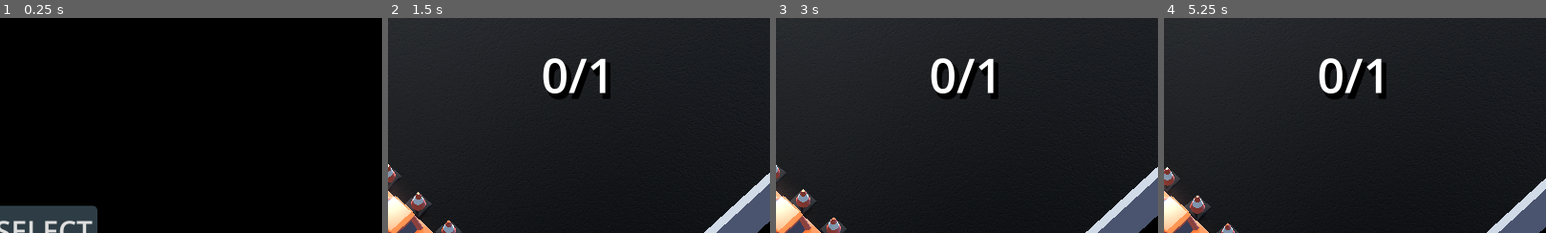
Above: before the commit, frames 1-4 (left to right).
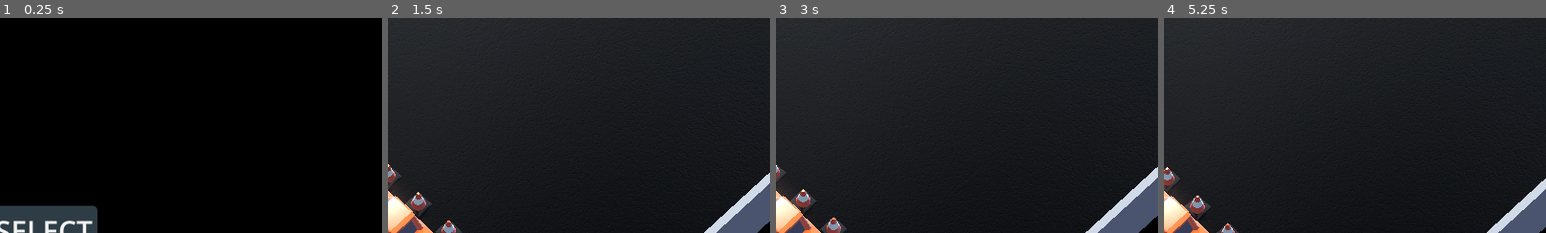
Above: after the commit, the same moments.

Repository: TomMurray/ValetV2
Game: Godot game, scene res://scenes/ui/main_menu.tscn
Same seed, same stepped clock (60 frames per second), same inputs: the game is played once before the commit and once after it.
Inputs:
- Up to frame 1 (0.25 s): no input
- Up to frame 2 (1.5 s): click "LEVEL SELECT" at 0.5 s; click "1" at 1.25 s
- Up to frame 3 (3 s): tap Enter at 2 s; hold Right (steer_right) 2.03-2.78 s; tap R (restart) at 2.75 s; hold Down (brake_reverse) from 2.78 s (still down)
- Up to frame 4 (5.25 s): release Down (brake_reverse) at 3.5 s; click "RETRY" at 3.5 s; tap R (restart) at 4.25, 5 s; hold Right (steer_right) 4.28-5.03 s; hold Up (accelerate) from 5.03 s (still down)
The pictures show only the part of the screen within x 50-100%, y 0-50%; the shares and areas given below are measured in that part.

The runs differ from the first frame. In frame 2, 2.1% of the frame differs, in the area x 40-59%, y 18-38%; in frame 3, 2.1%; in frame 4, 2.1%.

Commit message:
Get consistent HUD for all levels by packaging it up properly in a scene

Diff:
--- /dev/null
+++ b/scenes/ui/hud.tscn
@@ -0,0 +1,22 @@
+[gd_scene load_steps=4 format=3 uid="uid://de41fni8xhs33"]
+
+[ext_resource type="Script" path="res://scripts/ui/hud.gd" id="1_y6l54"]
+[ext_resource type="PackedScene" uid="uid://cyhx0tmmpnylm" path="res://scenes/ui/pause_screen.tscn" id="2_pi6wi"]
+[ext_resource type="PackedScene" uid="uid://bdm7x5kots6yv" path="res://scenes/ui/end_game_panel.tscn" id="3_lliym"]
+
+[node name="hud" type="Control"]
+layout_mode = 3
+anchors_preset = 15
+anchor_right = 1.0
+anchor_bottom = 1.0
+grow_horizontal = 2
+grow_vertical = 2
+script = ExtResource("1_y6l54")
+
+[node name="pause_screen" parent="." instance=ExtResource("2_pi6wi")]
+unique_name_in_owner = true
+layout_mode = 1
+
+[node name="end_game_panel" parent="." instance=ExtResource("3_lliym")]
+unique_name_in_owner = true
+layout_mode = 1
--- a/scenes/ui/main_menu.tscn
+++ b/scenes/ui/main_menu.tscn
@@ -1,5 +1,6 @@
-[gd_scene load_steps=6 format=3 uid="uid://dwcirsvne3wr4"]
+[gd_scene load_steps=7 format=3 uid="uid://dwcirsvne3wr4"]
 
+[ext_resource type="Script" path="res://scripts/ui/main_menu.gd" id="1_8w4p6"]
 [ext_resource type="Theme" uid="uid://dpqnmj3en2tdc" path="res://themes/in_game_overlay.tres" id="1_m8ha8"]
 [ext_resource type="PackedScene" uid="uid://dcpqbah1so4vd" path="res://scenes/ui/follow_link_button.tscn" id="2_eyd24"]
 [ext_resource type="Script" path="res://scripts/resources/link.gd" id="3_xbjlo"]
@@ -9,13 +10,15 @@
 script = ExtResource("3_xbjlo")
 path = "uid://c423pop7dardp"
 
-[node name="Control" type="Control"]
+[node name="Control" type="Control" node_paths=PackedStringArray("control_to_focus")]
 layout_mode = 3
 anchors_preset = 15
 anchor_right = 1.0
 anchor_bottom = 1.0
 grow_horizontal = 2
 grow_vertical = 2
+script = ExtResource("1_8w4p6")
+control_to_focus = NodePath("CenterContainer/follow_link_button")
 
 [node name="ColorRect" type="ColorRect" parent="."]
 layout_mode = 1
@@ -36,6 +39,7 @@
 grow_vertical = 2
 
 [node name="follow_link_button" parent="CenterContainer" node_paths=PackedStringArray("link_tree_node") instance=ExtResource("2_eyd24")]
+unique_name_in_owner = true
 layout_mode = 2
 theme = ExtResource("1_m8ha8")
 text = "LEVEL SELECT"
--- a/scenes/world1/level1.tscn
+++ b/scenes/world1/level1.tscn
@@ -1,9 +1,7 @@
-[gd_scene load_steps=15 format=3 uid="uid://c1ss72v31rhec"]
-
-[ext_resource type="PackedScene" uid="uid://bfeebin6bl3v" path="res://scenes/ui/hud_obstacles_counter.tscn" id="1_1cl3b"]
+[gd_scene load_steps=13 format=3 uid="uid://c1ss72v31rhec"]
+
 [ext_resource type="PackedScene" uid="uid://bv8snj5dy8q4c" path="res://scenes/world1/prefabs/foggy_rainy_world_environment.tscn" id="1_qexq8"]
-[ext_resource type="PackedScene" uid="uid://bdm7x5kots6yv" path="res://scenes/ui/end_game_panel.tscn" id="2_6dxkb"]
-[ext_resource type="PackedScene" uid="uid://cyhx0tmmpnylm" path="res://scenes/ui/pause_screen.tscn" id="2_nkuqf"]
+[ext_resource type="PackedScene" uid="uid://de41fni8xhs33" path="res://scenes/ui/hud.tscn" id="2_n5kg3"]
 [ext_resource type="Script" path="res://scripts/level/level_logic.gd" id="3_lukfl"]
 [ext_resource type="Script" path="res://scripts/level/level_objective.gd" id="4_t4ish"]
 [ext_resource type="PackedScene" uid="uid://dem0tl0qj4t03" path="res://scenes/prefabs/player_camera.tscn" id="5_qo5kx"]
@@ -24,15 +22,7 @@
 
 [node name="ui" type="CanvasLayer" parent="."]
 
-[node name="pause_screen" parent="ui" node_paths=PackedStringArray("link_tree_node") instance=ExtResource("2_nkuqf")]
-link_tree_node = NodePath("../../link_tree_node")
-
-[node name="obstacles_counter_container" parent="ui" instance=ExtResource("1_1cl3b")]
-
-[node name="obstacles_counter" parent="ui/obstacles_counter_container" index="0" node_paths=PackedStringArray("level_logic")]
-level_logic = NodePath("../../../level_logic")
-
-[node name="end_game_panel" parent="ui" node_paths=PackedStringArray("link_tree_node", "level_logic") instance=ExtResource("2_6dxkb")]
+[node name="hud" parent="ui" node_paths=PackedStringArray("link_tree_node", "level_logic") instance=ExtResource("2_n5kg3")]
 link_tree_node = NodePath("../../link_tree_node")
 level_logic = NodePath("../../level_logic")
 
@@ -222,5 +212,4 @@
 
 [connection signal="parked" from="parking_area" to="level_logic" method="on_parked"]
 
-[editable path="ui/obstacles_counter_container"]
 [editable path="level_restart"]
--- a/scenes/world1/level2.tscn
+++ b/scenes/world1/level2.tscn
@@ -1,8 +1,7 @@
-[gd_scene load_steps=14 format=3 uid="uid://nacqsluyb0ya"]
+[gd_scene load_steps=13 format=3 uid="uid://nacqsluyb0ya"]
 
 [ext_resource type="PackedScene" uid="uid://bv8snj5dy8q4c" path="res://scenes/world1/prefabs/foggy_rainy_world_environment.tscn" id="1_21tj4"]
-[ext_resource type="PackedScene" uid="uid://bfeebin6bl3v" path="res://scenes/ui/hud_obstacles_counter.tscn" id="1_gk1t2"]
-[ext_resource type="PackedScene" uid="uid://bdm7x5kots6yv" path="res://scenes/ui/end_game_panel.tscn" id="2_eumk5"]
+[ext_resource type="PackedScene" uid="uid://de41fni8xhs33" path="res://scenes/ui/hud.tscn" id="2_iic36"]
 [ext_resource type="Script" path="res://scripts/level/level_logic.gd" id="3_rr4sc"]
 [ext_resource type="Script" path="res://scripts/level/level_objective.gd" id="4_6er1i"]
 [ext_resource type="PackedScene" uid="uid://dem0tl0qj4t03" path="res://scenes/prefabs/player_camera.tscn" id="5_aqybl"]
@@ -23,12 +22,7 @@
 
 [node name="ui" type="CanvasLayer" parent="."]
 
-[node name="obstacles_counter_container" parent="ui" instance=ExtResource("1_gk1t2")]
-
-[node name="obstacles_counter" parent="ui/obstacles_counter_container" index="0" node_paths=PackedStringArray("level_logic")]
-level_logic = NodePath("../../../level_logic")
-
-[node name="end_game_panel" parent="ui" node_paths=PackedStringArray("link_tree_node", "level_logic") instance=ExtResource("2_eumk5")]
+[node name="hud" parent="ui" node_paths=PackedStringArray("link_tree_node", "level_logic") instance=ExtResource("2_iic36")]
 link_tree_node = NodePath("../../LinkTreeNode")
 level_logic = NodePath("../../level_logic")
 
@@ -210,5 +204,4 @@
 
 [connection signal="parked" from="parking_area" to="level_logic" method="on_parked"]
 
-[editable path="ui/obstacles_counter_container"]
 [editable path="level_restart"]
--- a/scenes/world1/level3.tscn
+++ b/scenes/world1/level3.tscn
@@ -1,8 +1,8 @@
 [gd_scene load_steps=13 format=3 uid="uid://ma2cfjmhstpc"]
 
-[ext_resource type="PackedScene" uid="uid://bdm7x5kots6yv" path="res://scenes/ui/end_game_panel.tscn" id="1_3e3kj"]
 [ext_resource type="PackedScene" uid="uid://bv8snj5dy8q4c" path="res://scenes/world1/prefabs/foggy_rainy_world_environment.tscn" id="1_ouymb"]
 [ext_resource type="Script" path="res://scripts/level/level_logic.gd" id="2_43xgr"]
+[ext_resource type="PackedScene" uid="uid://de41fni8xhs33" path="res://scenes/ui/hud.tscn" id="2_c306x"]
 [ext_resource type="PackedScene" uid="uid://10k7nln8wxq3" path="res://scenes/world1/prefabs/car.tscn" id="3_5h6tu"]
 [ext_resource type="PackedScene" uid="uid://dem0tl0qj4t03" path="res://scenes/prefabs/player_camera.tscn" id="3_bgcim"]
 [ext_resource type="Script" path="res://scripts/level/level_objective.gd" id="3_irjo4"]
@@ -22,11 +22,7 @@
 
 [node name="ui" type="CanvasLayer" parent="."]
 
-[node name="end_game_panel" parent="ui" node_paths=PackedStringArray("link_tree_node", "level_logic") instance=ExtResource("1_3e3kj")]
-offset_left = -300.0
-offset_top = -225.0
-offset_right = 300.0
-offset_bottom = 225.0
+[node name="hud" parent="ui" node_paths=PackedStringArray("link_tree_node", "level_logic") instance=ExtResource("2_c306x")]
 link_tree_node = NodePath("../../LinkTreeNode")
 level_logic = NodePath("../../level_logic")
 
--- a/scenes/world1/level4.tscn
+++ b/scenes/world1/level4.tscn
@@ -1,7 +1,7 @@
 [gd_scene load_steps=13 format=3 uid="uid://beao3s7qdetp0"]
 
 [ext_resource type="PackedScene" uid="uid://bv8snj5dy8q4c" path="res://scenes/world1/prefabs/foggy_rainy_world_environment.tscn" id="1_7o8op"]
-[ext_resource type="PackedScene" uid="uid://bdm7x5kots6yv" path="res://scenes/ui/end_game_panel.tscn" id="2_kph4g"]
+[ext_resource type="PackedScene" uid="uid://de41fni8xhs33" path="res://scenes/ui/hud.tscn" id="2_1kp2g"]
 [ext_resource type="PackedScene" uid="uid://10k7nln8wxq3" path="res://scenes/world1/prefabs/car.tscn" id="2_q8vsq"]
 [ext_resource type="PackedScene" uid="uid://dlcl4g8eeahy7" path="res://scenes/props/traffic_cone.tscn" id="3_2niqq"]
 [ext_resource type="PackedScene" uid="uid://dem0tl0qj4t03" path="res://scenes/prefabs/player_camera.tscn" id="3_4wi15"]
@@ -22,9 +22,7 @@
 
 [node name="ui" type="CanvasLayer" parent="."]
 
-[node name="end_game_panel" parent="ui" node_paths=PackedStringArray("link_tree_node", "level_logic") instance=ExtResource("2_kph4g")]
-link_tree_node = NodePath("../../LinkTreeNode")
-level_logic = NodePath("../../level_logic")
+[node name="hud" parent="ui" instance=ExtResource("2_1kp2g")]
 
 [node name="player_camera" parent="." node_paths=PackedStringArray("target") instance=ExtResource("3_4wi15")]
 transform = Transform3D(-0.707107, 0, -0.707107, 0, 1, 0, 0.707107, 0, -0.707107, -8, 0.5, 9)
--- a/scenes/world1/level5.tscn
+++ b/scenes/world1/level5.tscn
@@ -1,7 +1,7 @@
 [gd_scene load_steps=13 format=3 uid="uid://7ccwl8uxxcc"]
 
 [ext_resource type="PackedScene" uid="uid://bv8snj5dy8q4c" path="res://scenes/world1/prefabs/foggy_rainy_world_environment.tscn" id="1_w5lvt"]
-[ext_resource type="PackedScene" uid="uid://bdm7x5kots6yv" path="res://scenes/ui/end_game_panel.tscn" id="2_6nv6c"]
+[ext_resource type="PackedScene" uid="uid://de41fni8xhs33" path="res://scenes/ui/hud.tscn" id="2_waoyf"]
 [ext_resource type="PackedScene" uid="uid://dem0tl0qj4t03" path="res://scenes/prefabs/player_camera.tscn" id="3_hdnra"]
 [ext_resource type="PackedScene" uid="uid://10k7nln8wxq3" path="res://scenes/world1/prefabs/car.tscn" id="4_d66sp"]
 [ext_resource type="PackedScene" uid="uid://b4mgfyr48tc6j" path="res://scenes/world1/prefabs/parking_area.tscn" id="5_uo1nk"]
@@ -22,7 +22,7 @@
 
 [node name="ui" type="CanvasLayer" parent="."]
 
-[node name="end_game_panel" parent="ui" node_paths=PackedStringArray("link_tree_node", "level_logic") instance=ExtResource("2_6nv6c")]
+[node name="hud" parent="ui" node_paths=PackedStringArray("link_tree_node", "level_logic") instance=ExtResource("2_waoyf")]
 link_tree_node = NodePath("../../LinkTreeNode")
 level_logic = NodePath("../../level_logic")
 
--- a/scripts/ui/end_game_panel.gd
+++ b/scripts/ui/end_game_panel.gd
@@ -6,6 +6,9 @@
 	set(value):
 		link_tree_node = value
 		update_configuration_warnings()
+		if link_tree_node:
+			next_level_button.link_tree_node = link_tree_node
+			retry_level_button.link_tree_node = link_tree_node
 
 @export var level_logic : LevelLogic:
 	set(value):
@@ -28,11 +31,6 @@
 		warnings.append("No LevelLogic set for EndGamePanel")
 	return warnings
 
-func _ready():
-	if not Engine.is_editor_hint() and link_tree_node:
-		next_level_button.link_tree_node = link_tree_node
-		retry_level_button.link_tree_node = link_tree_node
-
 func _on_level_logic_complete(success):
 	# Configure some elements to show or not depending on the outcome
 	if success:
--- /dev/null
+++ b/scripts/ui/hud.gd
@@ -0,0 +1,30 @@
+@tool
+extends Control
+class_name HUD
+
+@export var link_tree_node : LinkTreeNode = null:
+	set(value):
+		link_tree_node = value
+		update_configuration_warnings()
+
+@export var level_logic : LevelLogic = null:
+	set(value):
+		level_logic = value
+		update_configuration_warnings()
+
+@onready var pause_screen : PauseScreen = %pause_screen
+@onready var end_game_panel : EndGamePanel = %end_game_panel
+
+func _get_configuration_warnings() -> PackedStringArray:
+	var warnings : PackedStringArray
+	if not link_tree_node:
+		warnings.append("No LinkTreeNode set on HUD")
+	if not level_logic:
+		warnings.append("No LevelLogic set on HUD")
+	return warnings
+
+func _ready():
+	if not Engine.is_editor_hint():
+		pause_screen.link_tree_node = link_tree_node
+		end_game_panel.link_tree_node = link_tree_node
+		end_game_panel.level_logic = level_logic
--- /dev/null
+++ b/scripts/ui/main_menu.gd
@@ -0,0 +1,16 @@
+@tool
+extends Control
+class_name MainMenu
+
+@export var control_to_focus : Control = null:
+	set(value):
+		control_to_focus = value
+		update_configuration_warnings()
+
+func _get_configuration_warnings() -> PackedStringArray:
+	if not control_to_focus:
+		return ["No Control to focus set on MainMenu"]
+	return []
+
+func _ready():
+	control_to_focus.grab_focus()
--- a/scripts/ui/pause_screen.gd
+++ b/scripts/ui/pause_screen.gd
@@ -6,6 +6,8 @@
 	set(value):
 		link_tree_node = value
 		update_configuration_warnings()
+		if link_tree_node:
+			exit_button.link_tree_node = link_tree_node
 
 @onready var continue_button : Button = %continue_button
 @onready var exit_button : FollowReturnButton = %exit_button
@@ -16,18 +18,15 @@
 	return []
 
 func _update_showing_status():
-	if get_tree().paused:
-		show()
-		continue_button.grab_focus()
-	else:
-		hide()
+	if not Engine.is_editor_hint():
+		if get_tree().paused:
+			show()
+			continue_button.grab_focus()
+		else:
+			hide()
 
 func _ready():
-	if not Engine.is_editor_hint():
-		_update_showing_status()
-		if link_tree_node:
-			exit_button.link_tree_node = link_tree_node
-
+	_update_showing_status()
 
 # Called every frame. 'delta' is the elapsed time since the previous frame.
 func _process(delta):
